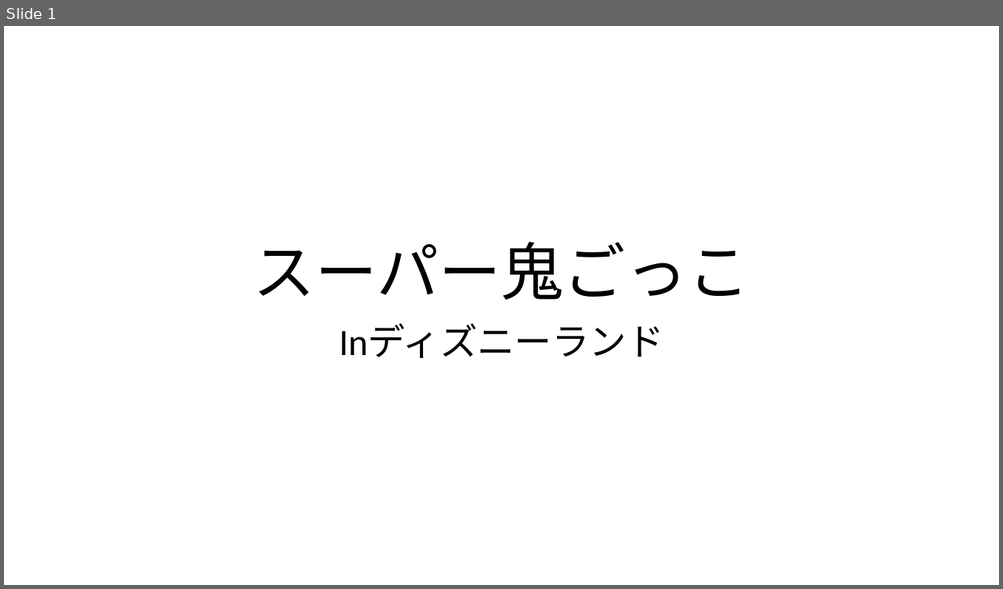
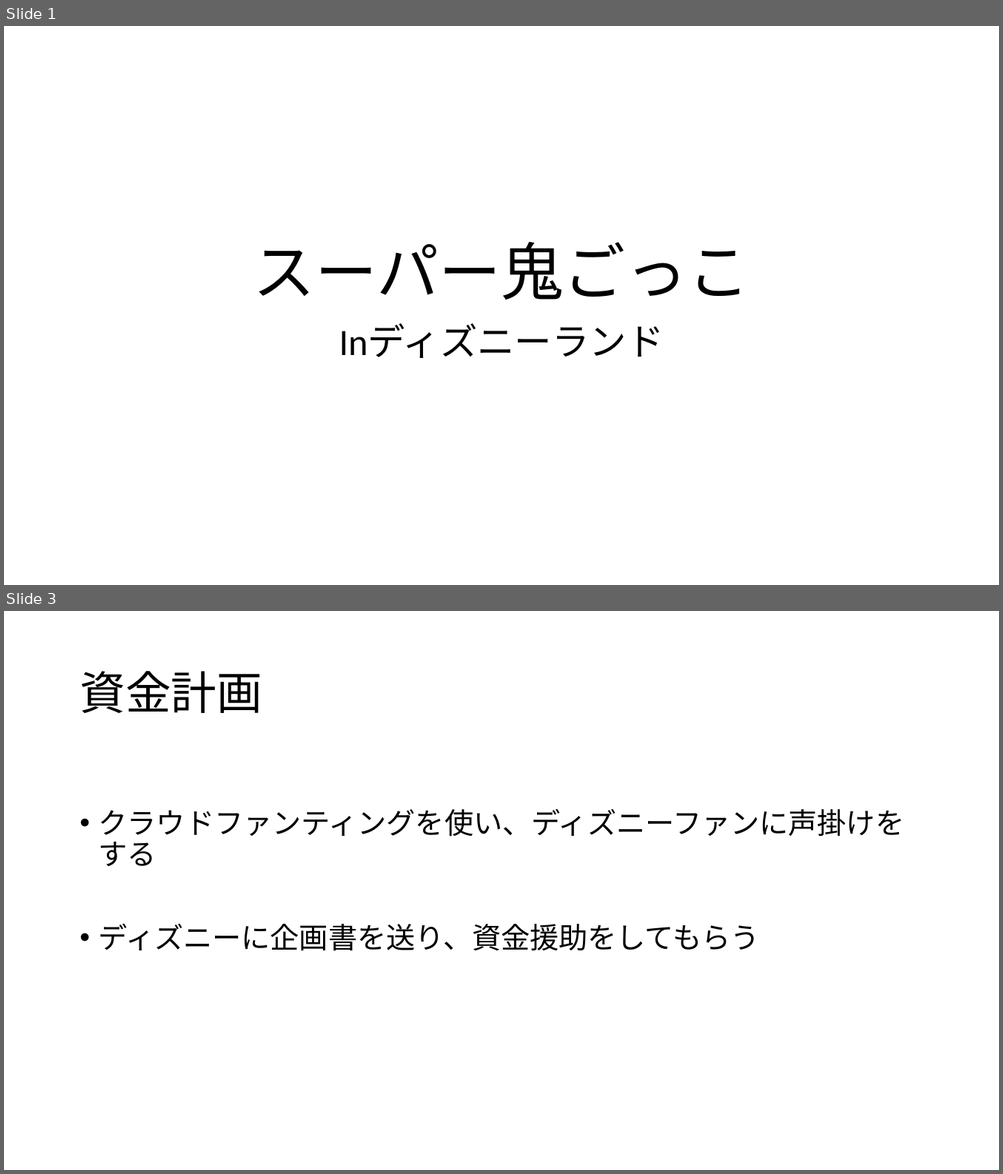
Before and after one commit to tamauniv-2015-it2/it2-class02-tanaka, a slide deck: final-nakajibrothers/nakajibrothers.pptx. Shown one above the other, each under a label of ours: slide 1 before the commit, slides 1 and 3 after it; the slides between them are not shown. The pictures are 1003x589 and 1003x1174 pixels, drawn with LibreOffice and Linux fonts; fonts in the diff are those of the drawing. Boxes give left, top, right and bottom in pixels: in the first picture for what was removed or moved away, otherwise in the second. Text is boxed around its words. In the diff, an @@ line names an element or a change of style, - is before the commit and + after.

```diff
--- a/final-nakajibrothers/nakajibrothers.pptx
+++ b/final-nakajibrothers/nakajibrothers.pptx
@@ slide 3 added at (4, 611, 999, 1170), background #FFFFFF @@
@@ title added at (79, 671, 262, 713), 44 pt, text #000000 @@
+資金計画
@@ text added at (99, 809, 905, 951), 28 pt, text #000000 @@
+• クラウドファンティングを使い、ディズニーファンに声掛けをする
+• ディズニーに企画書を送り、資金援助をしてもらう
```
Also in this commit, not shown: 1 slide changed, 1 other slide added, 1 slide removed.
